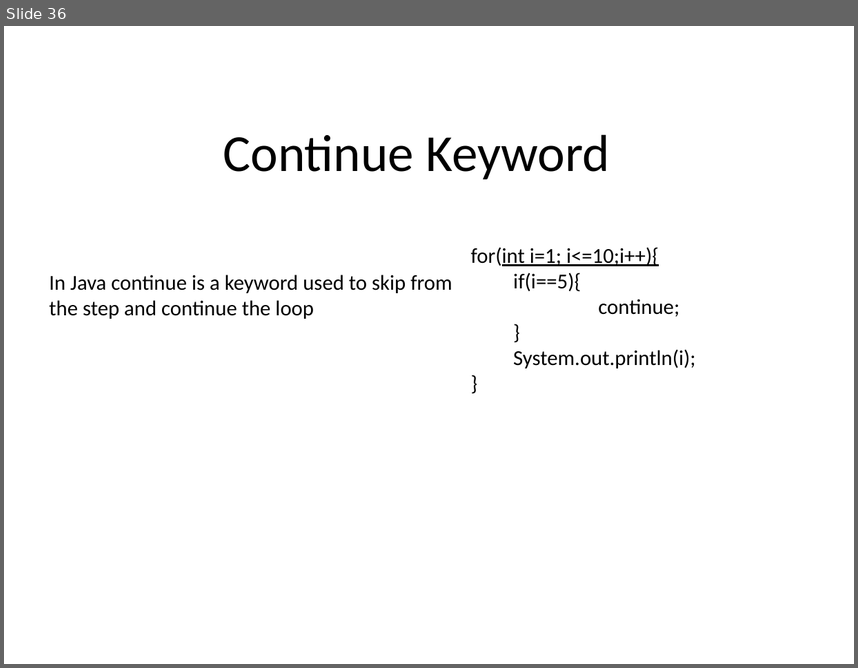
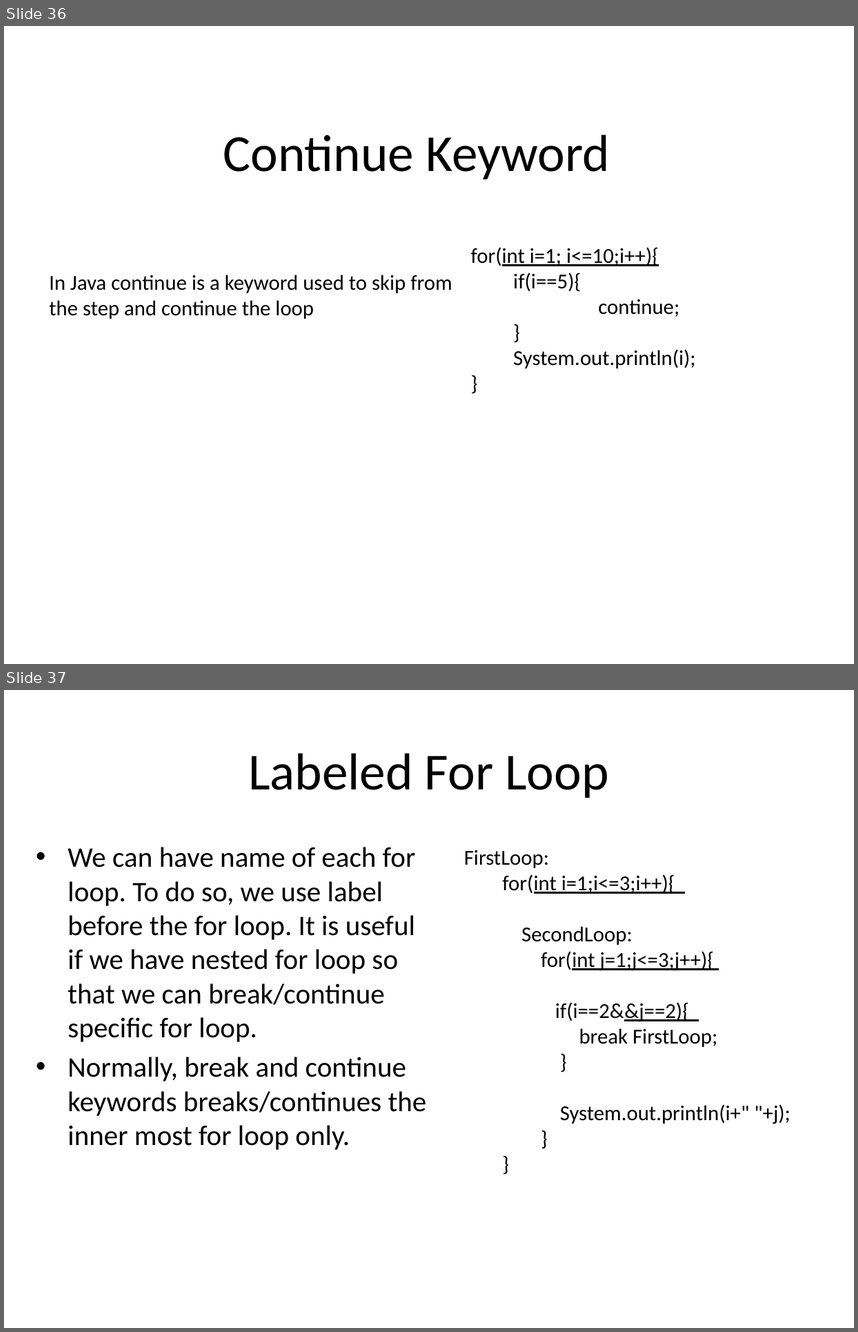
Before and after one commit to sharathchandraGupta/MyRepository, a slide deck: JavaTutorial.pptx. Shown one above the other, each under a label of ours: slide 36 before the commit, slides 36 and 37 after it. The pictures are 858x668 and 858x1332 pixels, drawn with LibreOffice and Linux fonts; fonts in the diff are those of the drawing. Boxes give left, top, right and bottom in pixels: in the first picture for what was removed or moved away, otherwise in the second. Text is boxed around its words. In the diff, an @@ line names an element or a change of style, - is before the commit and + after.

```diff
--- a/JavaTutorial.pptx
+++ b/JavaTutorial.pptx
@@ slide 37 added at (4,690,854,1328), background #FFFFFF @@
@@ title added at (248,753,608,798), 44 pt, text #000000 @@
+Labeled For Loop
@@ text added at (67,847,427,1150), 24 pt, text #000000 @@
+• We can have name of each for loop. To do so, we use label before the for loop. It is useful if we have nested for loop so that we can break/continue specific for loop.
+• Normally, break and continue keywords breaks/continues the inner most for loop only.
@@ text added at (464,850,791,1124), 18 pt, text #000000 @@
+FirstLoop:
+for(int i=1;i<=3;i++){
+SecondLoop:
+for(int j=1;j<=3;j++){
+if(i==2&&j==2){
+break FirstLoop;
+}
+System.out.println(i+" "+j);
+}
+}
```
Also in this commit, not shown: 6 other slides added, 2 slides removed.
